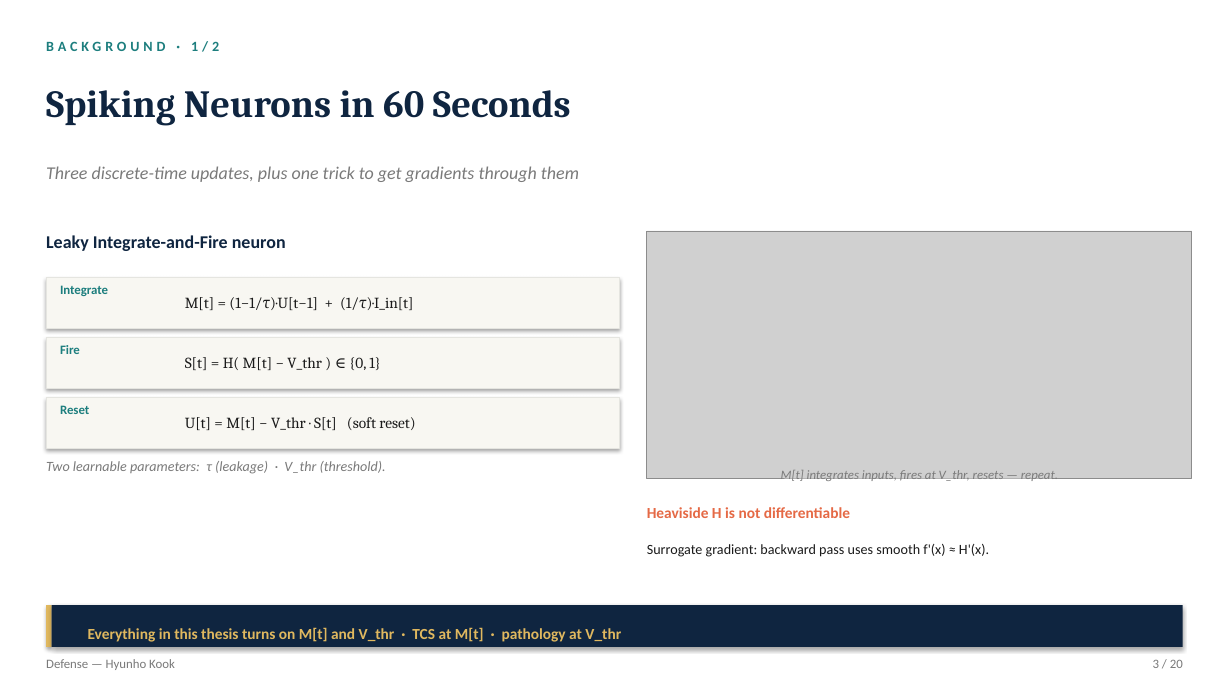
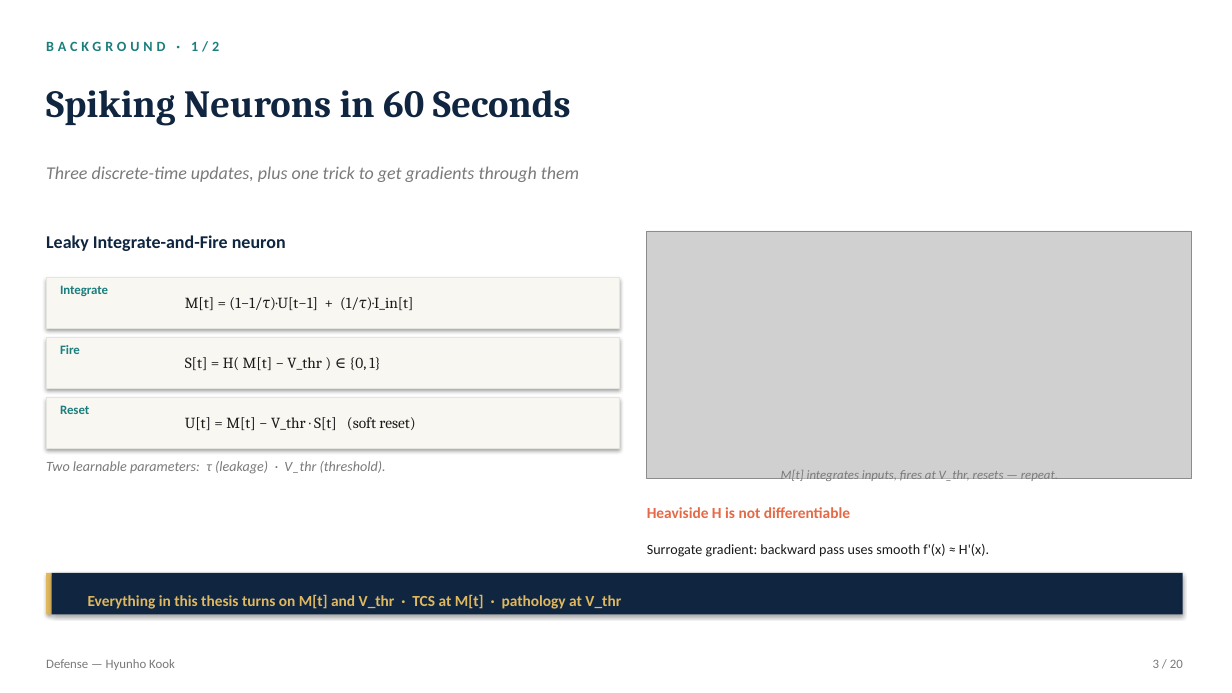
Before and after one commit to kookhh0827/POSTECH_thesis_template_latex, a slide deck: slide 3 of Hyunho_Kook_Master_Defense.pptx. Drawn at 1232x693 pixels with LibreOffice and Linux fonts; fonts in the diff are those of the drawing; grey boxes stand for pictures. Boxes give left, top, right and bottom in pixels: in the first picture for what was removed or moved away, otherwise in the second. Text is boxed around its words. In the diff, an @@ line names an element or a change of style, - is before the commit and + after.

```diff
--- a/Hyunho_Kook_Master_Defense.pptx
+++ b/Hyunho_Kook_Master_Defense.pptx
@@ 2 rectangles, 1 text: place and size @@
-2 rectangles, 1 text at <box>46,605,1183,647</box>
+2 rectangles, 1 text at <box>46,573,1183,615</box>
```
Also in this commit, not shown: 2 other slides changed, 1 other file.
